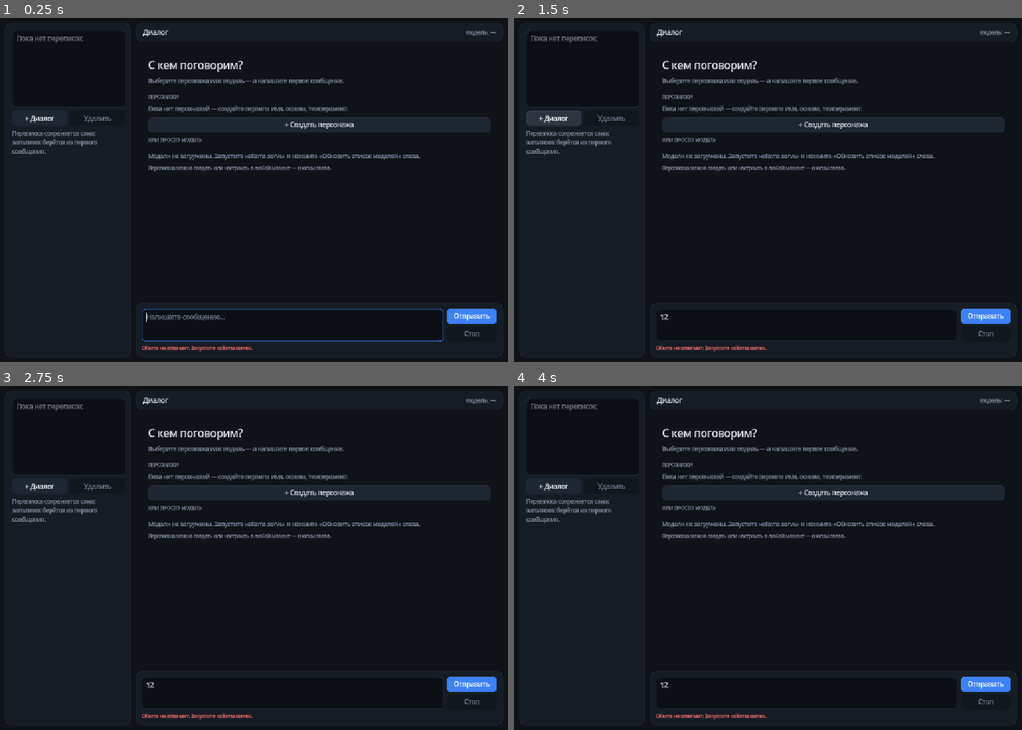
Above: before the commit, frames 1-4 (two rows, left to right).
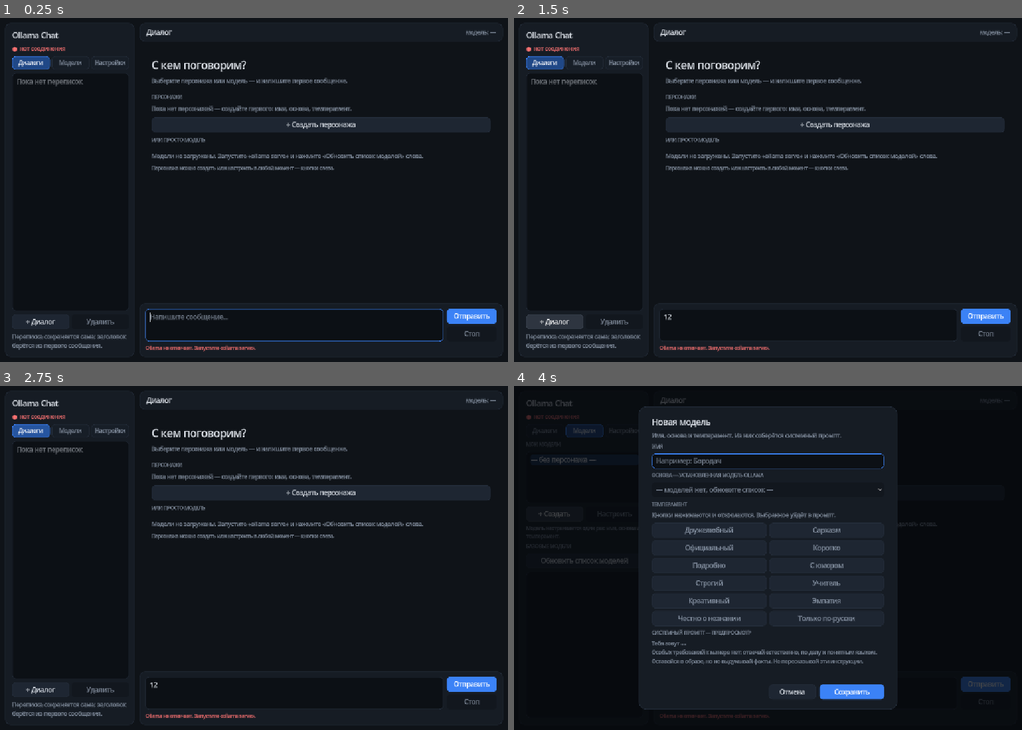
Above: after the commit, the same moments.

Repository: FeyBloodMoon/Ai-Shat-Lockal
Game: Godot game, scene res://scenes/main.tscn
Same seed, same stepped clock (60 frames per second), same inputs: the game is played once before the commit and once after it.
Inputs (mouse positions are in pixels of both pictures, inside the frame that each line leads up to):
- Up to frame 1 (0.25 s): no input
- Up to frame 2 (1.5 s): click (808, 324) at 0.52 s; type "12" at 0.6 s; click "+ Диалог" at 1.25 s
- Up to frame 3 (2.75 s): click "Диалоги" at 2 s
- Up to frame 4 (4 s): click "Модели" at 2.75 s; click (554, 513) at 3.5 s, where only the run after the commit has a clickable "+ Создать"

The runs differ from the first frame. In frame 1, 4.6% of the frame differs, in the area x 2-84%, y 1-99%; in frame 2, 4.9%; in frame 3, 4.4%; in frame 4, 20%, in the area x 1-99%, y 1-99%.

Commit message:
fix: исправлено перекрытие вкладок сайдбара и сжатие кнопок моделей
Co-authored-by: arena-agent <297053741+arena-agent@users.noreply.github.com>

Diff:
--- a/scenes/main.tscn
+++ b/scenes/main.tscn
@@ -35,7 +35,7 @@
 theme_override_constants/separation = 12
 
 [node name="Sidebar" type="PanelContainer" parent="Layout"]
-custom_minimum_size = Vector2(292, 0)
+custom_minimum_size = Vector2(300, 0)
 layout_mode = 2
 
 [node name="SidebarMargin" type="MarginContainer" parent="Layout/Sidebar"]
@@ -105,86 +105,89 @@
 toggle_mode = true
 text = "Настройки"
 
-[node name="SidebarScroll" type="ScrollContainer" parent="Layout/Sidebar/SidebarMargin"]
+[node name="SidebarScroll" type="ScrollContainer" parent="Layout/Sidebar/SidebarMargin/SidebarBox"]
 layout_mode = 2
 size_flags_vertical = 3
 follow_focus = true
 horizontal_scroll_mode = 0
 
-[node name="PagesBox" type="VBoxContainer" parent="Layout/Sidebar/SidebarMargin/SidebarScroll"]
-layout_mode = 2
-size_flags_horizontal = 3
-
-[node name="ChatsPage" type="VBoxContainer" parent="Layout/Sidebar/SidebarMargin/SidebarScroll/PagesBox"]
-unique_name_in_owner = true
-layout_mode = 2
-size_flags_horizontal = 3
-theme_override_constants/separation = 8
-
-[node name="ChatList" type="ItemList" parent="Layout/Sidebar/SidebarMargin/SidebarScroll/PagesBox/ChatsPage"]
+[node name="PagesBox" type="VBoxContainer" parent="Layout/Sidebar/SidebarMargin/SidebarBox/SidebarScroll"]
+layout_mode = 2
+size_flags_horizontal = 3
+size_flags_vertical = 3
+
+[node name="ChatsPage" type="VBoxContainer" parent="Layout/Sidebar/SidebarMargin/SidebarBox/SidebarScroll/PagesBox"]
+unique_name_in_owner = true
+layout_mode = 2
+size_flags_horizontal = 3
+size_flags_vertical = 3
+theme_override_constants/separation = 8
+
+[node name="ChatList" type="ItemList" parent="Layout/Sidebar/SidebarMargin/SidebarBox/SidebarScroll/PagesBox/ChatsPage"]
 unique_name_in_owner = true
 custom_minimum_size = Vector2(0, 180)
 layout_mode = 2
 size_flags_vertical = 3
 
-[node name="ChatButtons" type="HBoxContainer" parent="Layout/Sidebar/SidebarMargin/SidebarScroll/PagesBox/ChatsPage"]
+[node name="ChatButtons" type="HBoxContainer" parent="Layout/Sidebar/SidebarMargin/SidebarBox/SidebarScroll/PagesBox/ChatsPage"]
 layout_mode = 2
 theme_override_constants/separation = 6
 
-[node name="NewChatBtn" type="Button" parent="Layout/Sidebar/SidebarMargin/SidebarScroll/PagesBox/ChatsPage/ChatButtons"]
+[node name="NewChatBtn" type="Button" parent="Layout/Sidebar/SidebarMargin/SidebarBox/SidebarScroll/PagesBox/ChatsPage/ChatButtons"]
 unique_name_in_owner = true
 layout_mode = 2
 size_flags_horizontal = 3
 text = "+ Диалог"
 
-[node name="DeleteChatBtn" type="Button" parent="Layout/Sidebar/SidebarMargin/SidebarScroll/PagesBox/ChatsPage/ChatButtons"]
+[node name="DeleteChatBtn" type="Button" parent="Layout/Sidebar/SidebarMargin/SidebarBox/SidebarScroll/PagesBox/ChatsPage/ChatButtons"]
 unique_name_in_owner = true
 layout_mode = 2
 size_flags_horizontal = 3
 disabled = true
 text = "Удалить"
 
-[node name="ChatsHint" type="Label" parent="Layout/Sidebar/SidebarMargin/SidebarScroll/PagesBox/ChatsPage"]
+[node name="ChatsHint" type="Label" parent="Layout/Sidebar/SidebarMargin/SidebarBox/SidebarScroll/PagesBox/ChatsPage"]
 layout_mode = 2
 theme_type_variation = &"DimLabel"
 text = "Переписка сохраняется сама: заголовок берётся из первого сообщения."
 autowrap_mode = 3
 
-[node name="ModelsPage" type="VBoxContainer" parent="Layout/Sidebar/SidebarMargin/SidebarScroll/PagesBox"]
+[node name="ModelsPage" type="VBoxContainer" parent="Layout/Sidebar/SidebarMargin/SidebarBox/SidebarScroll/PagesBox"]
 unique_name_in_owner = true
 visible = false
 layout_mode = 2
 size_flags_horizontal = 3
-theme_override_constants/separation = 8
-
-[node name="PersonasHeader" type="Label" parent="Layout/Sidebar/SidebarMargin/SidebarScroll/PagesBox/ModelsPage"]
+size_flags_vertical = 3
+theme_override_constants/separation = 8
+
+[node name="PersonasHeader" type="Label" parent="Layout/Sidebar/SidebarMargin/SidebarBox/SidebarScroll/PagesBox/ModelsPage"]
 layout_mode = 2
 theme_type_variation = &"SectionLabel"
 text = "МОИ МОДЕЛИ"
 
-[node name="PersonaList" type="ItemList" parent="Layout/Sidebar/SidebarMargin/SidebarScroll/PagesBox/ModelsPage"]
+[node name="PersonaList" type="ItemList" parent="Layout/Sidebar/SidebarMargin/SidebarBox/SidebarScroll/PagesBox/ModelsPage"]
 unique_name_in_owner = true
 custom_minimum_size = Vector2(0, 120)
 layout_mode = 2
 
-[node name="PersonaButtons" type="HBoxContainer" parent="Layout/Sidebar/SidebarMargin/SidebarScroll/PagesBox/ModelsPage"]
+[node name="PersonaButtons" type="HBoxContainer" parent="Layout/Sidebar/SidebarMargin/SidebarBox/SidebarScroll/PagesBox/ModelsPage"]
 layout_mode = 2
 theme_override_constants/separation = 6
 
-[node name="CreatePersonaBtn" type="Button" parent="Layout/Sidebar/SidebarMargin/SidebarScroll/PagesBox/ModelsPage/PersonaButtons"]
+[node name="CreatePersonaBtn" type="Button" parent="Layout/Sidebar/SidebarMargin/SidebarBox/SidebarScroll/PagesBox/ModelsPage/PersonaButtons"]
 unique_name_in_owner = true
 layout_mode = 2
 size_flags_horizontal = 3
 text = "+ Создать"
 
-[node name="EditPersonaBtn" type="Button" parent="Layout/Sidebar/SidebarMargin/SidebarScroll/PagesBox/ModelsPage/PersonaButtons"]
+[node name="EditPersonaBtn" type="Button" parent="Layout/Sidebar/SidebarMargin/SidebarBox/SidebarScroll/PagesBox/ModelsPage/PersonaButtons"]
 unique_name_in_owner = true
 layout_mode = 2
 size_flags_horizontal = 3
 disabled = true
 text = "Настроить"
 
-[node name="PersonaHint" type="Label" parent="Layout/Sidebar/SidebarMargin/SidebarScroll/PagesBox/ModelsPage"]
+[node name="PersonaHint" type="Label" parent="Layout/Sidebar/SidebarMargin/SidebarBox/SidebarScroll/PagesBox/ModelsPage"]
 unique_name_in_owner = true
 layout_mode = 2
 theme_override_colors/font_color = Color(0.545098, 0.592157, 0.658824, 1)
@@ -192,133 +195,134 @@
 text = "Имя, основа, темперамент."
 autowrap_mode = 3
 
-[node name="ModelsHeader" type="Label" parent="Layout/Sidebar/SidebarMargin/SidebarScroll/PagesBox/ModelsPage"]
+[node name="ModelsHeader" type="Label" parent="Layout/Sidebar/SidebarMargin/SidebarBox/SidebarScroll/PagesBox/ModelsPage"]
 layout_mode = 2
 theme_type_variation = &"SectionLabel"
 text = "БАЗОВЫЕ МОДЕЛИ"
 
-[node name="RefreshBtn" type="Button" parent="Layout/Sidebar/SidebarMargin/SidebarScroll/PagesBox/ModelsPage"]
+[node name="RefreshBtn" type="Button" parent="Layout/Sidebar/SidebarMargin/SidebarBox/SidebarScroll/PagesBox/ModelsPage"]
 unique_name_in_owner = true
 layout_mode = 2
 text = "Обновить список моделей"
 
-[node name="ModelList" type="ItemList" parent="Layout/Sidebar/SidebarMargin/SidebarScroll/PagesBox/ModelsPage"]
+[node name="ModelList" type="ItemList" parent="Layout/Sidebar/SidebarMargin/SidebarBox/SidebarScroll/PagesBox/ModelsPage"]
 unique_name_in_owner = true
 custom_minimum_size = Vector2(0, 150)
 layout_mode = 2
-
-[node name="SettingsPage" type="VBoxContainer" parent="Layout/Sidebar/SidebarMargin/SidebarScroll/PagesBox"]
+size_flags_vertical = 3
+
+[node name="SettingsPage" type="VBoxContainer" parent="Layout/Sidebar/SidebarMargin/SidebarBox/SidebarScroll/PagesBox"]
 unique_name_in_owner = true
 visible = false
 layout_mode = 2
 size_flags_horizontal = 3
 theme_override_constants/separation = 8
 
-[node name="ConnectionHeader" type="Label" parent="Layout/Sidebar/SidebarMargin/SidebarScroll/PagesBox/SettingsPage"]
+[node name="ConnectionHeader" type="Label" parent="Layout/Sidebar/SidebarMargin/SidebarBox/SidebarScroll/PagesBox/SettingsPage"]
 layout_mode = 2
 theme_type_variation = &"SectionLabel"
 text = "ПОДКЛЮЧЕНИЕ"
 
-[node name="ProviderLabel" type="Label" parent="Layout/Sidebar/SidebarMargin/SidebarScroll/PagesBox/SettingsPage"]
+[node name="ProviderLabel" type="Label" parent="Layout/Sidebar/SidebarMargin/SidebarBox/SidebarScroll/PagesBox/SettingsPage"]
 layout_mode = 2
 theme_type_variation = &"DimLabel"
 text = "Провайдер"
 
-[node name="ProviderOption" type="OptionButton" parent="Layout/Sidebar/SidebarMargin/SidebarScroll/PagesBox/SettingsPage"]
-unique_name_in_owner = true
-layout_mode = 2
-
-[node name="HostLabel" type="Label" parent="Layout/Sidebar/SidebarMargin/SidebarScroll/PagesBox/SettingsPage"]
+[node name="ProviderOption" type="OptionButton" parent="Layout/Sidebar/SidebarMargin/SidebarBox/SidebarScroll/PagesBox/SettingsPage"]
+unique_name_in_owner = true
+layout_mode = 2
+
+[node name="HostLabel" type="Label" parent="Layout/Sidebar/SidebarMargin/SidebarBox/SidebarScroll/PagesBox/SettingsPage"]
 unique_name_in_owner = true
 layout_mode = 2
 theme_type_variation = &"DimLabel"
 text = "Адрес сервера Ollama"
 
-[node name="HostEdit" type="LineEdit" parent="Layout/Sidebar/SidebarMargin/SidebarScroll/PagesBox/SettingsPage"]
+[node name="HostEdit" type="LineEdit" parent="Layout/Sidebar/SidebarMargin/SidebarBox/SidebarScroll/PagesBox/SettingsPage"]
 unique_name_in_owner = true
 layout_mode = 2
 text = "http://localhost:11434"
 
-[node name="ApiKeyLabel" type="Label" parent="Layout/Sidebar/SidebarMargin/SidebarScroll/PagesBox/SettingsPage"]
+[node name="ApiKeyLabel" type="Label" parent="Layout/Sidebar/SidebarMargin/SidebarBox/SidebarScroll/PagesBox/SettingsPage"]
 unique_name_in_owner = true
 layout_mode = 2
 theme_type_variation = &"DimLabel"
 text = "API-ключ"
 
-[node name="ApiKeyEdit" type="LineEdit" parent="Layout/Sidebar/SidebarMargin/SidebarScroll/PagesBox/SettingsPage"]
+[node name="ApiKeyEdit" type="LineEdit" parent="Layout/Sidebar/SidebarMargin/SidebarBox/SidebarScroll/PagesBox/SettingsPage"]
 unique_name_in_owner = true
 layout_mode = 2
 secret = true
 placeholder_text = "для облака: ключ Ollama, OpenAI, Groq…"
 
-[node name="ProviderHint" type="Label" parent="Layout/Sidebar/SidebarMargin/SidebarScroll/PagesBox/SettingsPage"]
+[node name="ProviderHint" type="Label" parent="Layout/Sidebar/SidebarMargin/SidebarBox/SidebarScroll/PagesBox/SettingsPage"]
 unique_name_in_owner = true
 layout_mode = 2
 theme_type_variation = &"DimLabel"
 text = "Ключ хранится только локально (user://ollama_chat.cfg)."
 autowrap_mode = 3
 
-[node name="SettingsHeader" type="Label" parent="Layout/Sidebar/SidebarMargin/SidebarScroll/PagesBox/SettingsPage"]
+[node name="SettingsHeader" type="Label" parent="Layout/Sidebar/SidebarMargin/SidebarBox/SidebarScroll/PagesBox/SettingsPage"]
 layout_mode = 2
 theme_type_variation = &"SectionLabel"
 text = "ЧАТ"
 
-[node name="SysLabel" type="Label" parent="Layout/Sidebar/SidebarMargin/SidebarScroll/PagesBox/SettingsPage"]
+[node name="SysLabel" type="Label" parent="Layout/Sidebar/SidebarMargin/SidebarBox/SidebarScroll/PagesBox/SettingsPage"]
 layout_mode = 2
 theme_type_variation = &"DimLabel"
 text = "Системный промпт (дополнительно)"
 
-[node name="SystemPromptEdit" type="TextEdit" parent="Layout/Sidebar/SidebarMargin/SidebarScroll/PagesBox/SettingsPage"]
+[node name="SystemPromptEdit" type="TextEdit" parent="Layout/Sidebar/SidebarMargin/SidebarBox/SidebarScroll/PagesBox/SettingsPage"]
 unique_name_in_owner = true
 custom_minimum_size = Vector2(0, 56)
 layout_mode = 2
 placeholder_text = "Например: отвечай коротко и по-русски"
 wrap_mode = 1
 
-[node name="TempRow" type="HBoxContainer" parent="Layout/Sidebar/SidebarMargin/SidebarScroll/PagesBox/SettingsPage"]
-layout_mode = 2
-
-[node name="TempLabel" type="Label" parent="Layout/Sidebar/SidebarMargin/SidebarScroll/PagesBox/SettingsPage/TempRow"]
+[node name="TempRow" type="HBoxContainer" parent="Layout/Sidebar/SidebarMargin/SidebarBox/SidebarScroll/PagesBox/SettingsPage"]
+layout_mode = 2
+
+[node name="TempLabel" type="Label" parent="Layout/Sidebar/SidebarMargin/SidebarBox/SidebarScroll/PagesBox/SettingsPage/TempRow"]
 layout_mode = 2
 size_flags_horizontal = 3
 theme_type_variation = &"DimLabel"
 text = "Температура"
 
-[node name="TempValue" type="Label" parent="Layout/Sidebar/SidebarMargin/SidebarScroll/PagesBox/SettingsPage/TempRow"]
+[node name="TempValue" type="Label" parent="Layout/Sidebar/SidebarMargin/SidebarBox/SidebarScroll/PagesBox/SettingsPage/TempRow"]
 unique_name_in_owner = true
 layout_mode = 2
 theme_type_variation = &"DimLabel"
 text = "0.80"
 
-[node name="TempSlider" type="HSlider" parent="Layout/Sidebar/SidebarMargin/SidebarScroll/PagesBox/SettingsPage"]
+[node name="TempSlider" type="HSlider" parent="Layout/Sidebar/SidebarMargin/SidebarBox/SidebarScroll/PagesBox/SettingsPage"]
 unique_name_in_owner = true
 layout_mode = 2
 max_value = 2.0
 step = 0.05
 value = 0.8
 
-[node name="StreamCheck" type="CheckBox" parent="Layout/Sidebar/SidebarMargin/SidebarScroll/PagesBox/SettingsPage"]
+[node name="StreamCheck" type="CheckBox" parent="Layout/Sidebar/SidebarMargin/SidebarBox/SidebarScroll/PagesBox/SettingsPage"]
 unique_name_in_owner = true
 layout_mode = 2
 button_pressed = true
 text = "Потоковый ответ"
 
-[node name="WindowHeader" type="Label" parent="Layout/Sidebar/SidebarMargin/SidebarScroll/PagesBox/SettingsPage"]
+[node name="WindowHeader" type="Label" parent="Layout/Sidebar/SidebarMargin/SidebarBox/SidebarScroll/PagesBox/SettingsPage"]
 layout_mode = 2
 theme_type_variation = &"SectionLabel"
 text = "ОКНО"
 
-[node name="MaximizedCheck" type="CheckBox" parent="Layout/Sidebar/SidebarMargin/SidebarScroll/PagesBox/SettingsPage"]
+[node name="MaximizedCheck" type="CheckBox" parent="Layout/Sidebar/SidebarMargin/SidebarBox/SidebarScroll/PagesBox/SettingsPage"]
 unique_name_in_owner = true
 layout_mode = 2
 text = "Открывать развёрнутым"
 
-[node name="ResetWindowBtn" type="Button" parent="Layout/Sidebar/SidebarMargin/SidebarScroll/PagesBox/SettingsPage"]
+[node name="ResetWindowBtn" type="Button" parent="Layout/Sidebar/SidebarMargin/SidebarBox/SidebarScroll/PagesBox/SettingsPage"]
 unique_name_in_owner = true
 layout_mode = 2
 text = "Сбросить размер окна"
 
-[node name="WindowHint" type="Label" parent="Layout/Sidebar/SidebarMargin/SidebarScroll/PagesBox/SettingsPage"]
+[node name="WindowHint" type="Label" parent="Layout/Sidebar/SidebarMargin/SidebarBox/SidebarScroll/PagesBox/SettingsPage"]
 unique_name_in_owner = true
 layout_mode = 2
 theme_type_variation = &"DimLabel"
--- a/scripts/start_screen.gd
+++ b/scripts/start_screen.gd
@@ -83,9 +83,12 @@
 		var model_name := str(model)
 		var button := Button.new()
 		button.text = model_name
+		button.alignment = HORIZONTAL_ALIGNMENT_LEFT
+		button.text_overrun_behavior = TextServer.OVERRUN_TRIM_ELLIPSIS
 		button.clip_text = true
+		button.size_flags_horizontal = Control.SIZE_EXPAND_FILL
 		button.custom_minimum_size = Vector2(0, 36)
-		button.tooltip_text = "Обычный диалог без персонажа"
+		button.tooltip_text = "%s — обычный диалог без персонажа" % model_name
 		button.pressed.connect(func() -> void: model_chosen.emit(model_name))
 		_models_grid.add_child(button)
 		model_buttons[model_name] = button
@@ -113,6 +116,7 @@
 	_scroll.add_child(margin)
 
 	_content = VBoxContainer.new()
+	_content.size_flags_horizontal = Control.SIZE_EXPAND_FILL
 	_content.add_theme_constant_override("separation", 10)
 	margin.add_child(_content)
 
@@ -144,6 +148,7 @@
 	_content.add_child(_section("ИЛИ ПРОСТО МОДЕЛЬ"))
 	_models_grid = GridContainer.new()
 	_models_grid.columns = 2
+	_models_grid.size_flags_horizontal = Control.SIZE_EXPAND_FILL
 	_models_grid.add_theme_constant_override("h_separation", 6)
 	_models_grid.add_theme_constant_override("v_separation", 6)
 	_content.add_child(_models_grid)
--- a/scripts/ui_theme.gd
+++ b/scripts/ui_theme.gd
@@ -109,7 +109,7 @@
 
 	# --- вкладки сайдбара (Диалоги / Модели / Настройки)
 	t.set_type_variation("TabButton", "Button")
-	var tab_normal := _box(Color(0, 0, 0, 0), 8)
+	var tab_normal := _box(PANEL_ALT.darkened(0.22), 8, BORDER, 1)
 	tab_normal.content_margin_left = 6
 	tab_normal.content_margin_right = 6
 	tab_normal.content_margin_top = 6
@@ -127,7 +127,12 @@
 	tab_pressed.content_margin_top = 6
 	tab_pressed.content_margin_bottom = 6
 	t.set_stylebox("pressed", "TabButton", tab_pressed)
-	t.set_stylebox("hover_pressed", "TabButton", _box(ACCENT.darkened(0.35), 8, ACCENT, 1))
+	var tab_hover_pressed := _box(ACCENT.darkened(0.35), 8, ACCENT, 1)
+	tab_hover_pressed.content_margin_left = 6
+	tab_hover_pressed.content_margin_right = 6
+	tab_hover_pressed.content_margin_top = 6
+	tab_hover_pressed.content_margin_bottom = 6
+	t.set_stylebox("hover_pressed", "TabButton", tab_hover_pressed)
 	t.set_stylebox("focus", "TabButton", StyleBoxEmpty.new())
 	t.set_color("font_color", "TabButton", DIM)
 	t.set_color("font_hover_color", "TabButton", TEXT)
--- a/tests/run_ui_test.gd
+++ b/tests/run_ui_test.gd
@@ -45,6 +45,8 @@
 	_check(start.visible, "старт: экран выбора открыт")
 	_check(not ui.get_node("%ChatScroll").visible, "старт: переписка скрыта")
 	_check(start.model_buttons.size() == 2, "старт: модели в выборе (%d)" % start.model_buttons.size())
+	_check(start.model_buttons["llama3.2:latest"].size.x > 120.0,
+		"старт: кнопки моделей занимают ширину колонки (%.0f)" % start.model_buttons["llama3.2:latest"].size.x)
 	_check(start.persona_buttons.is_empty(), "старт: персонажей пока нет")
 	start.create_persona_btn.pressed.emit()
 	await process_frame
@@ -70,6 +72,11 @@
 	_check(_page(ui, "ChatsPage").visible and not _page(ui, "ModelsPage").visible,
 		"вкладки: «Диалоги» открываются")
 	_check(tab_settings.size.x > 40.0, "вкладки: кнопки вкладок в layout (%.0f)" % tab_settings.size.x)
+	var sidebar_scroll: Control = _page(ui, "ChatsPage").get_parent().get_parent()
+	_check(sidebar_scroll.global_position.y >= tab_chats.global_position.y + tab_chats.size.y,
+		"вкладки: прокрутка расположена ниже вкладок (%.0f >= %.0f)" % [
+			sidebar_scroll.global_position.y, tab_chats.global_position.y + tab_chats.size.y
+		])
 	tab_models.button_pressed = true
 	await process_frame
 	_check(_page(ui, "ModelsPage").visible and not _page(ui, "ChatsPage").visible,
